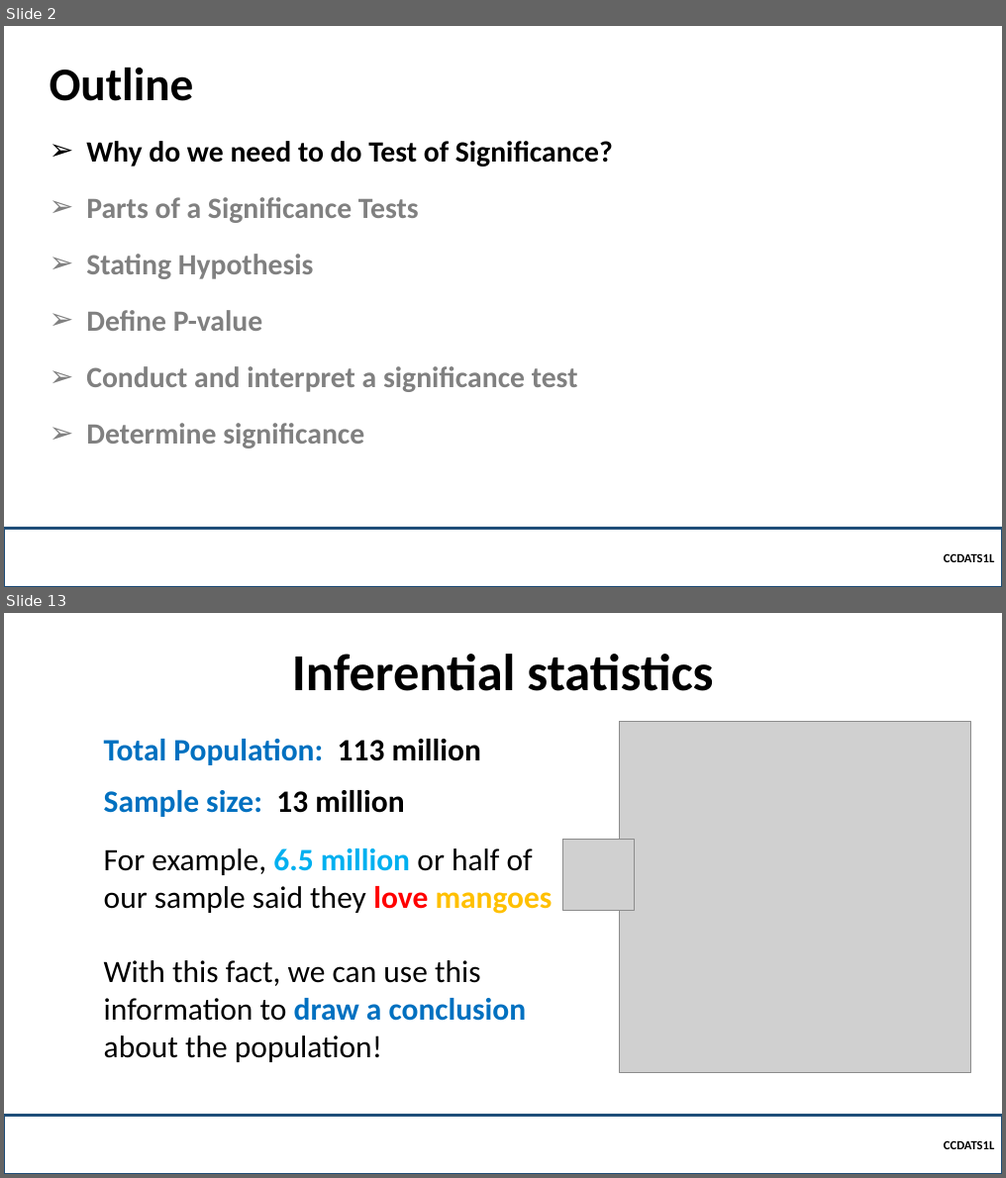
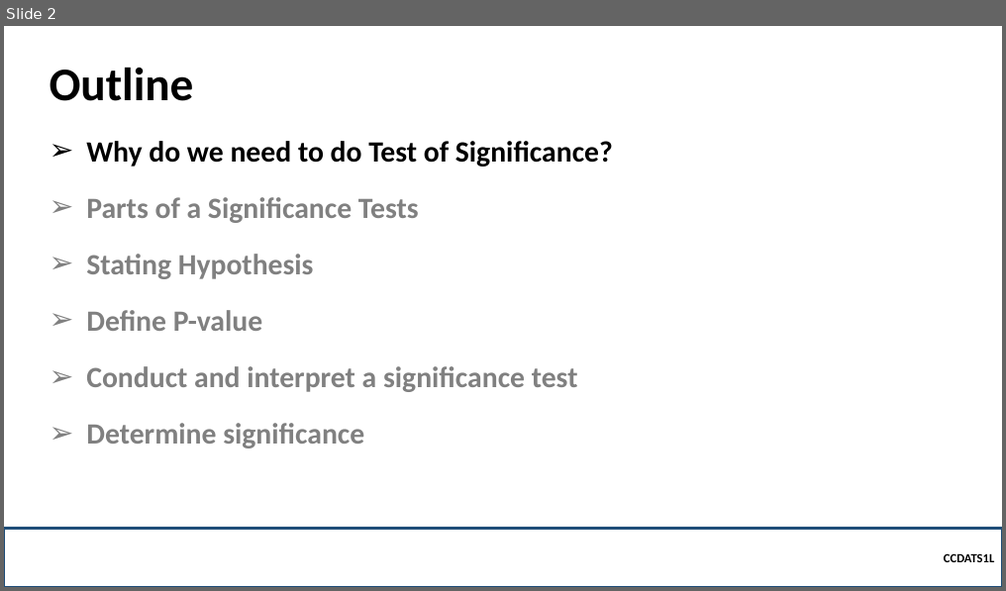
Before and after one commit to robitussin/CCDATS1L, a slide deck: week 10/Test of Significance.pptx. Shown one above the other, each under a label of ours: slides 2 and 13 before the commit, slide 2 after it; the slides between them are not shown. The pictures are 1006x1178 and 1006x591 pixels, drawn with LibreOffice and Linux fonts; fonts in the diff are those of the drawing; grey boxes stand for pictures; background and template pictures are left out. Boxes give left, top, right and bottom in pixels: in the first picture for what was removed or moved away, otherwise in the second. Text is boxed around its words. In the diff, an @@ line names an element or a change of style, - is before the commit and + after.

```diff
--- a/week 10/Test of Significance.pptx
+++ b/week 10/Test of Significance.pptx
@@ slide 13 removed at (4, 613, 1002, 1174), background picture (left out) @@
@@ title removed at (292, 654, 713, 691) @@
-Inferential statistics
@@ picture removed at (620, 722, 971, 1072) @@
@@ text removed at (104, 739, 481, 765) @@
-Total Population: 113 million
@@ text removed at (104, 790, 404, 817) @@
-Sample size: 13 million
@@ text removed at (104, 849, 552, 914) @@
-For example, 6.5 million or half of our sample said they love mangoes
@@ picture removed at (562, 839, 635, 911) @@
@@ text removed at (104, 960, 527, 1062) @@
-With this fact, we can use this information to draw a conclusion about the population!
@@ rectangle removed at (4, 1115, 1002, 1174) @@
-  CCDATS1L
```
Also in this commit, not shown: 2 slides changed, 10 slides added, 13 other slides removed.
